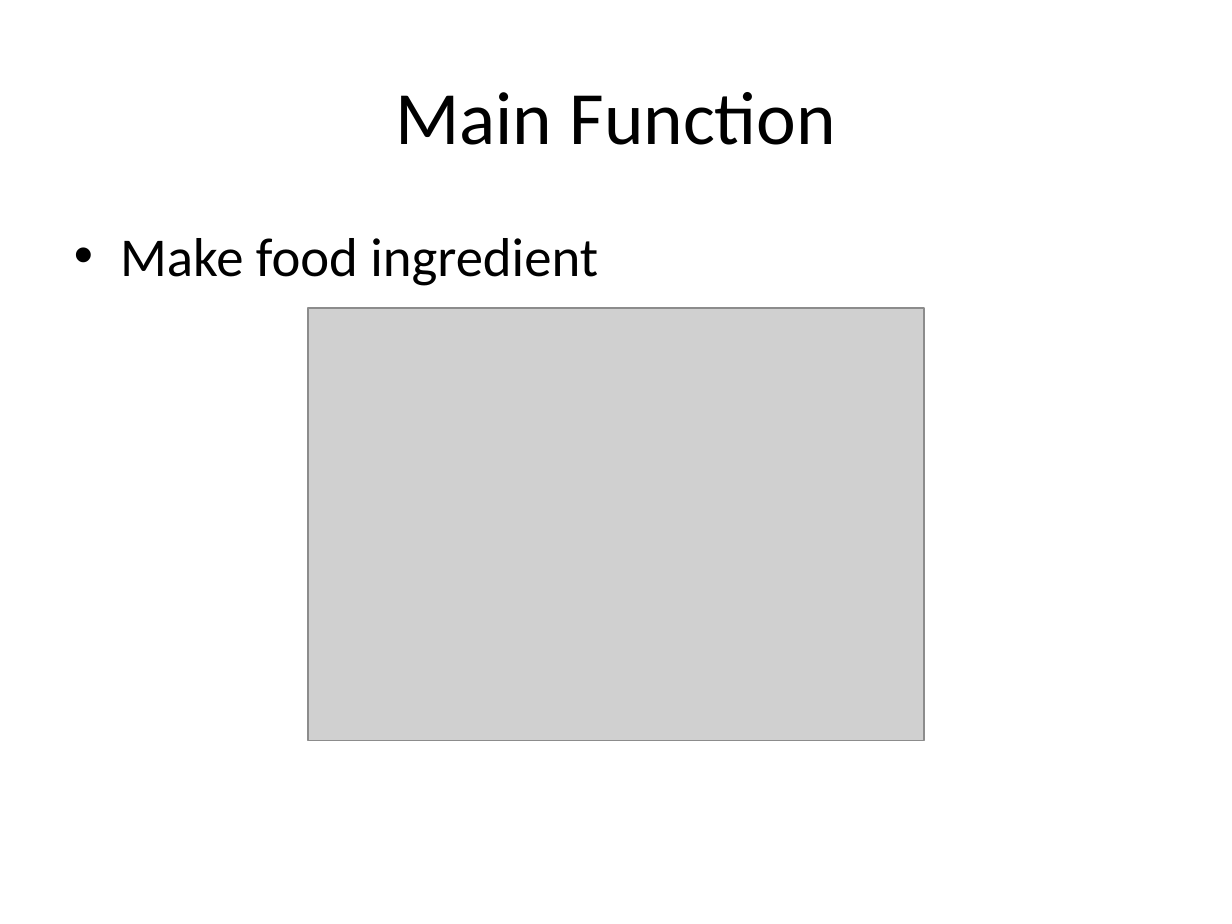
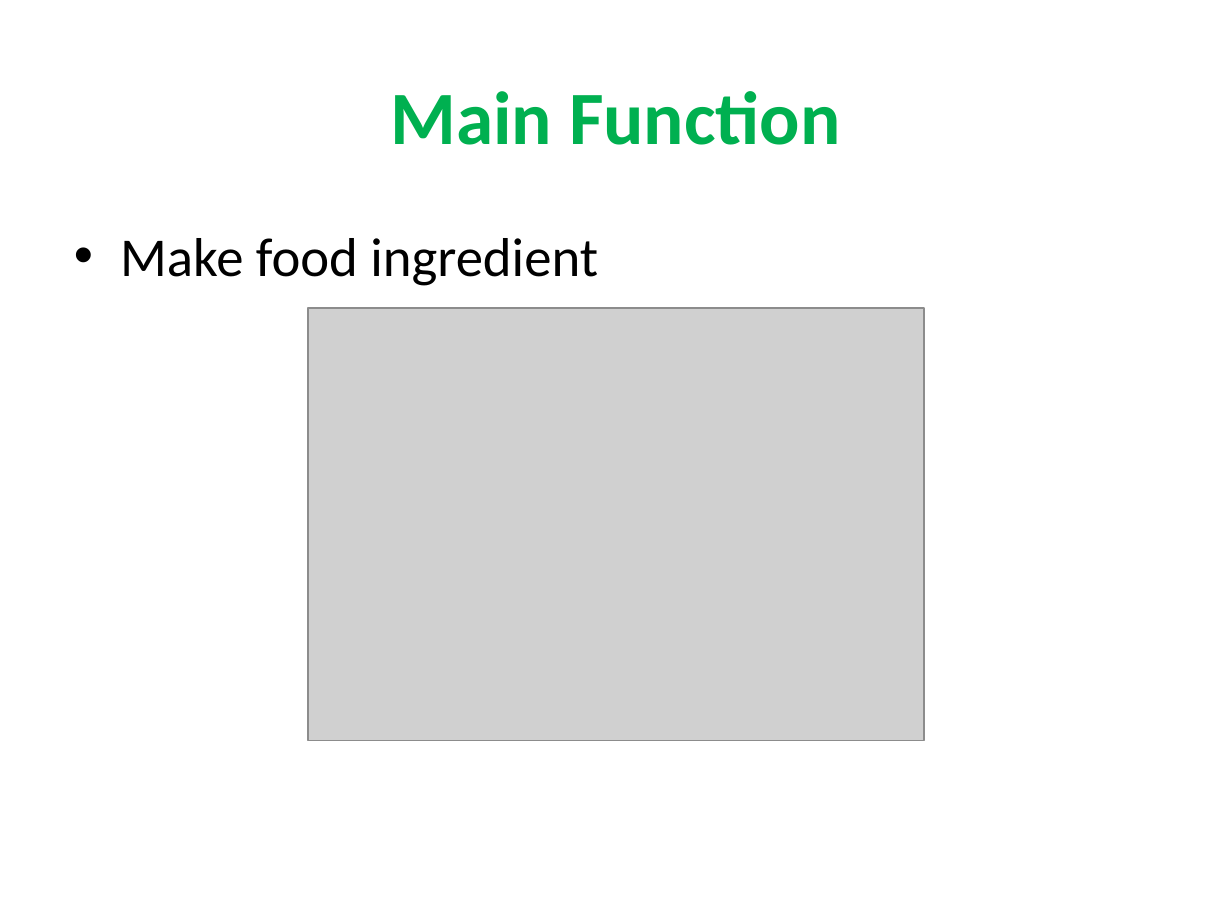
Before and after one commit to quantdse60878/HSTS, a slide deck: slide 7 of docs/Temperature Presentation/Quy/New_Common.pptx (slide 6 before the commit). Drawn at 1232x924 pixels with LibreOffice and Linux fonts; fonts in the diff are those of the drawing; grey boxes stand for pictures; background and template pictures are left out. Boxes give left, top, right and bottom in pixels: in the first picture for what was removed or moved away, otherwise in the second. Text is boxed around its words. In the diff, an @@ line names an element or a change of style, - is before the commit and + after.

```diff
--- a/docs/Temperature Presentation/Quy/New_Common.pptx
+++ b/docs/Temperature Presentation/Quy/New_Common.pptx
@@ title "Main Function" at [390,91,840,145]: text colour #000000 to #00B050, bold on @@
```
Also in this commit, not shown: 11 other slides changed, 2 slides added.
